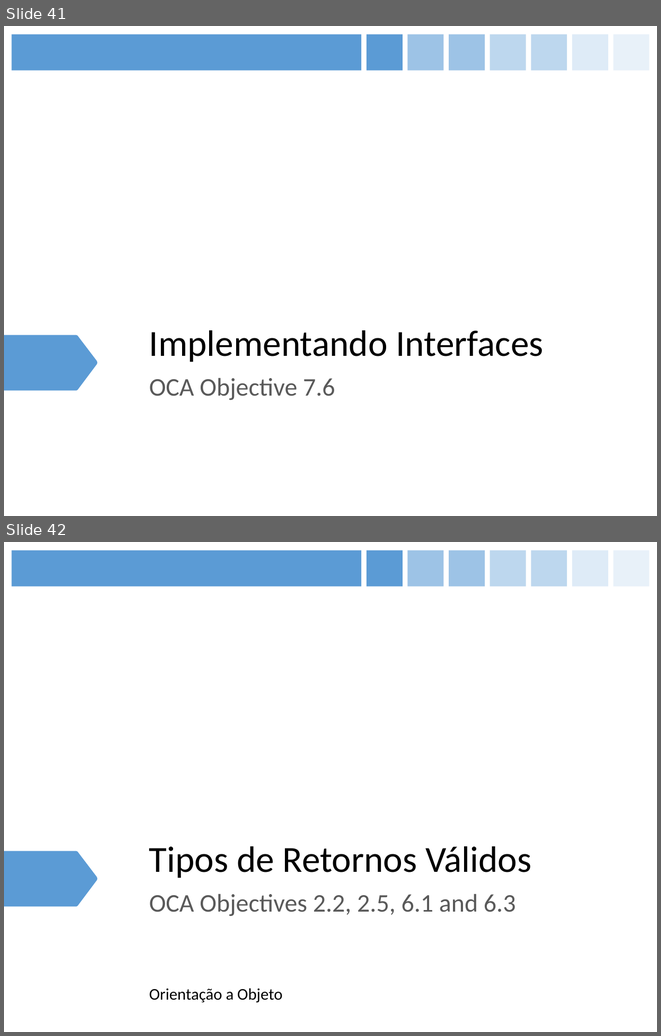
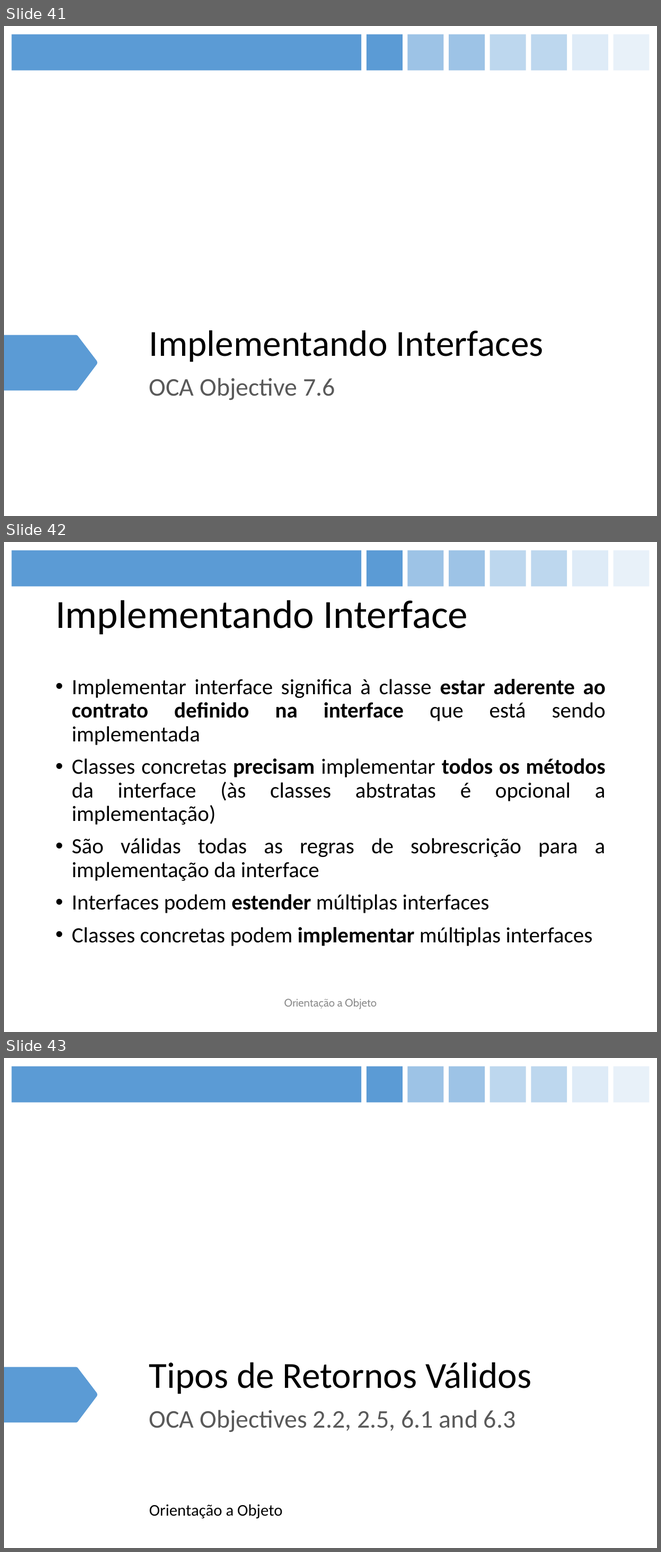
Before and after one commit to figueiredojrr/treinamentoJavaSeOcaAgosto, a slide deck: TreinamentoJavaSeOca/documentos/apresentação/OCA.pptx. Shown one above the other, each under a label of ours: slides 41 and 42 before the commit, slides 41, 42 and 43 after it. The pictures are 661x1036 and 661x1552 pixels, drawn with LibreOffice and Linux fonts; fonts in the diff are those of the drawing. Boxes give left, top, right and bottom in pixels: in the first picture for what was removed or moved away, otherwise in the second. Text is boxed around its words. In the diff, an @@ line names an element or a change of style, - is before the commit and + after.

```diff
--- a/TreinamentoJavaSeOca/documentos/apresentação/OCA.pptx
+++ b/TreinamentoJavaSeOca/documentos/apresentação/OCA.pptx
@@ slide 42 added at <box>4,542,657,1032</box>, background #FFFFFF; not listed: 8 template elements that a slide beside it also shows @@
@@ title added at <box>55,600,468,634</box>, 44 pt, text #000000 @@
+Implementando Interface
@@ text added at <box>72,679,606,946</box>, 24 pt, text #000000 @@
+• Implementar interface significa à classe estar aderente ao contrato definido na interface que está sendo implementada
+• Classes concretas precisam implementar todos os métodos da interface (às classes abstratas é opcional a implementação)
+• São válidas todas as regras de sobrescrição para a implementação da interface
+• Interfaces podem estender múltiplas interfaces
+• Classes concretas podem implementar múltiplas interfaces
@@ text added at <box>284,998,377,1009</box>, 12 pt, text #8C8C8C @@
+Orientação a Objeto
@@ what was slide 42 is now slide 43 @@
```
Also in this commit, not shown: 3 slides changed, 6 other slides added.
